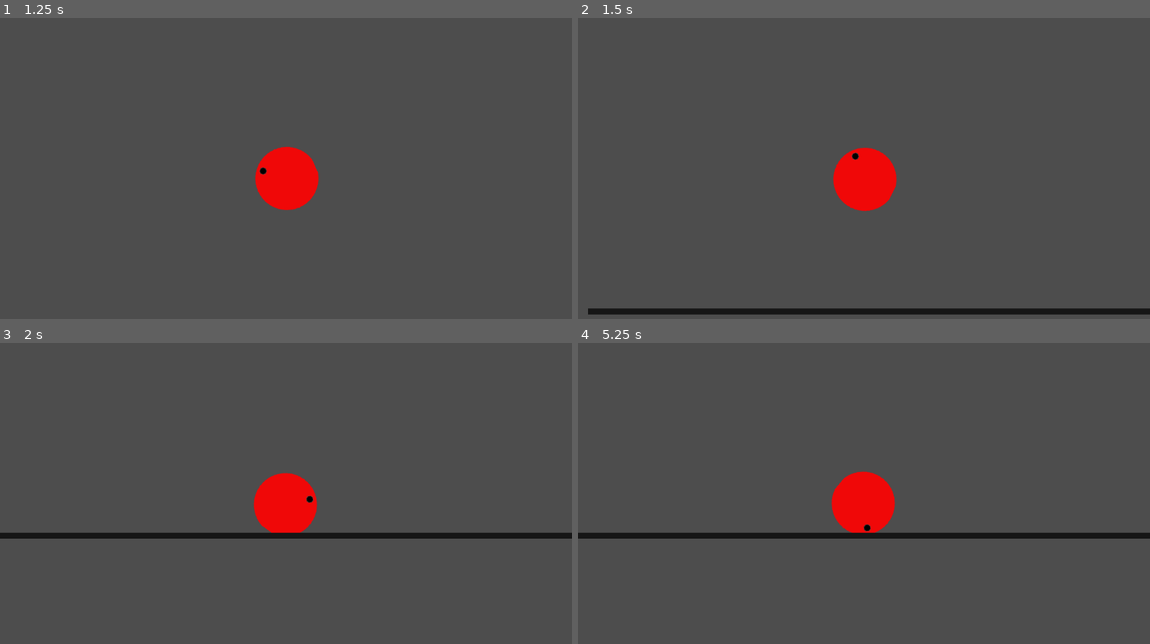
Above: before the commit, frames 1-4 (two rows, left to right).
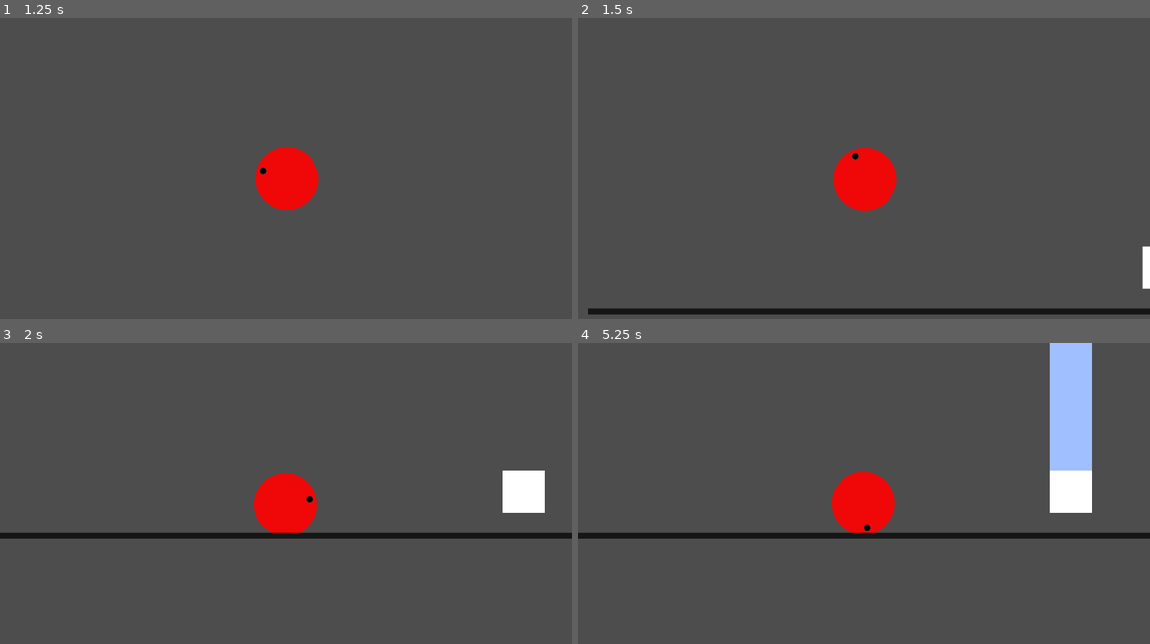
Above: after the commit, the same moments.

Repository: martinavilasj/GGJ-2025
Game: Godot game, scene res://scenes/mundo.tscn
The game is run twice, just before and just after one commit, with the same random seed, the same clock (stepped at 60 frames per second) and the same inputs. The project has no main scene, so this scene is started directly.
Inputs:
- Up to frame 1 (1.25 s): tap Enter (ui_accept) at 0.5, 0.77 s; hold Right (ui_right) from 0.53 s (still down)
- Up to frame 2 (1.5 s): keep holding Right (ui_right)
- Up to frame 3 (2 s): keep holding Right (ui_right); tap Enter (ui_accept) at 1.52 s
- Up to frame 4 (5.25 s): release Right (ui_right) at 2.03 s; hold Left (ui_left) 2.03-2.78 s; hold Right (ui_right) 2.78-4.28 s; tap Enter (ui_accept) at 3.02, 3.77, 4.52 s; hold Left (ui_left) 4.28-5.03 s; hold Right (ui_right) from 5.03 s (still down)

Frame 1 is identical in both runs. In frame 2, 0.2% of the frame differs, in the area x 98-100%, y 75-90%; in frame 3, 1.0%; in frame 4, 4.2%, in the area x 82-90%, y 0-57%.

Commit message:
Agregando rejilla

Diff:
--- a/project.godot
+++ b/project.godot
@@ -14,6 +14,10 @@
 config/features=PackedStringArray("4.3", "GL Compatibility")
 config/icon="res://icon.svg"
 
+[global_group]
+
+player=""
+
 [input]
 
 jump={
--- a/scenes/hamster.tscn
+++ b/scenes/hamster.tscn
@@ -45,7 +45,7 @@
 "giro": SubResource("Animation_2q8rl")
 }
 
-[node name="Hamster" type="CharacterBody2D"]
+[node name="Hamster" type="CharacterBody2D" groups=["player"]]
 script = ExtResource("1_ofy0e")
 
 [node name="Sprite2D" type="Sprite2D" parent="."]
--- a/scenes/mundo.tscn
+++ b/scenes/mundo.tscn
@@ -1,6 +1,7 @@
-[gd_scene load_steps=4 format=3 uid="uid://dhky24mma44ut"]
+[gd_scene load_steps=5 format=3 uid="uid://dhky24mma44ut"]
 
 [ext_resource type="PackedScene" uid="uid://6syxprmo5x3a" path="res://scenes/hamster.tscn" id="1_jnwnm"]
+[ext_resource type="PackedScene" uid="uid://cu4b8gb0f7mgu" path="res://scenes/rejilla.tscn" id="2_4vkvd"]
 
 [sub_resource type="RectangleShape2D" id="RectangleShape2D_bpmlo"]
 size = Vector2(2012.75, 68.75)
@@ -31,3 +32,7 @@
 [node name="TileMap" type="TileMap" parent="."]
 tile_set = SubResource("TileSet_3d8uu")
 format = 2
+
+[node name="Rejilla" parent="." instance=ExtResource("2_4vkvd")]
+position = Vector2(799, 477)
+scale = Vector2(2.125, 2.125)
--- a/scenes/rejilla.tscn
+++ b/scenes/rejilla.tscn
@@ -1,7 +1,28 @@
-[gd_scene format=3 uid="uid://cu4b8gb0f7mgu"]
+[gd_scene load_steps=3 format=3 uid="uid://cu4b8gb0f7mgu"]
+
+[ext_resource type="Script" path="res://scripts/rejilla.gd" id="1_ddt7p"]
+
+[sub_resource type="RectangleShape2D" id="RectangleShape2D_puwy1"]
+size = Vector2(40, 227)
 
 [node name="Rejilla" type="Area2D"]
+script = ExtResource("1_ddt7p")
+velocidad_relentizado = 150
 
 [node name="ColorRect" type="ColorRect" parent="."]
 offset_right = 40.0
 offset_bottom = 40.0
+
+[node name="CollisionShape2D" type="CollisionShape2D" parent="."]
+position = Vector2(20, -113.5)
+shape = SubResource("RectangleShape2D_puwy1")
+
+[node name="Timer" type="Timer" parent="."]
+
+[node name="burbujas" type="ColorRect" parent="."]
+offset_top = -229.0
+offset_right = 40.0
+color = Color(0.625829, 0.749311, 1, 1)
+
+[connection signal="body_entered" from="." to="." method="_on_body_entered"]
+[connection signal="timeout" from="Timer" to="." method="_on_timer_timeout"]
--- /dev/null
+++ b/scripts/rejilla.gd
@@ -0,0 +1,37 @@
+extends Area2D
+
+@onready var collision: CollisionShape2D = $CollisionShape2D
+@onready var timer: Timer = $Timer
+
+@export var frecuencia_apertura: int = 5
+@export var tiempo_relentizado: int = 5
+@export var velocidad_relentizado: int = 100
+
+@onready var burbujas = $burbujas
+
+
+
+# Controlar si la rejilla esta abierta o no
+var activo = false
+
+# Called when the node enters the scene tree for the first time.
+func _ready() -> void:
+	timer.start(frecuencia_apertura)
+
+# Called every frame. 'delta' is the elapsed time since the previous frame.
+func _process(delta: float) -> void:
+	if activo:
+		collision.disabled = false
+		burbujas.visible = true
+	else:
+		collision.disabled = true
+		burbujas.visible = false
+
+func _on_timer_timeout() -> void:
+	activo = not activo
+	timer.start(frecuencia_apertura)
+
+
+func _on_body_entered(body: Node2D) -> void:
+	if body.is_in_group("player"):
+		body.relentizar(tiempo_relentizado,velocidad_relentizado)
